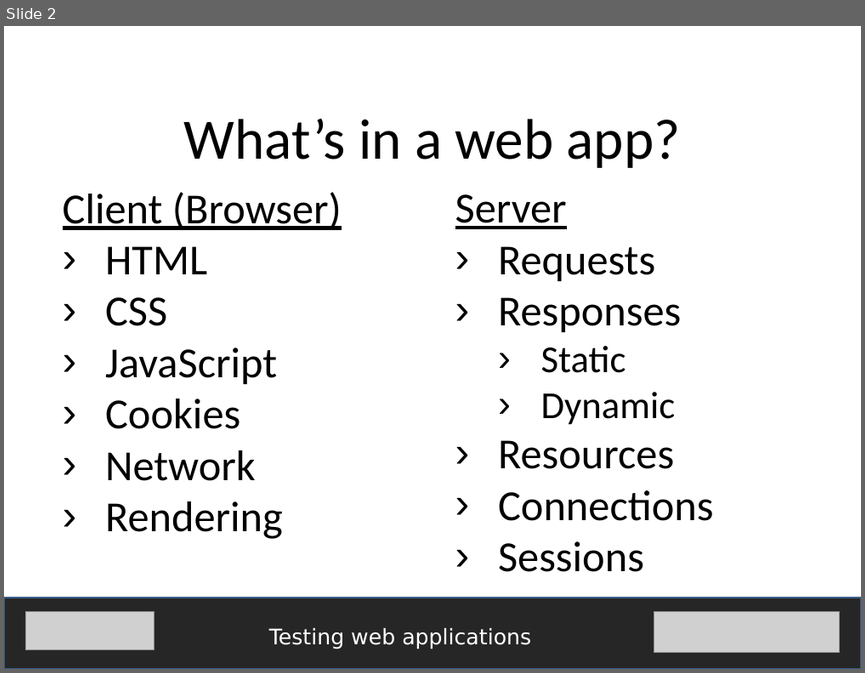
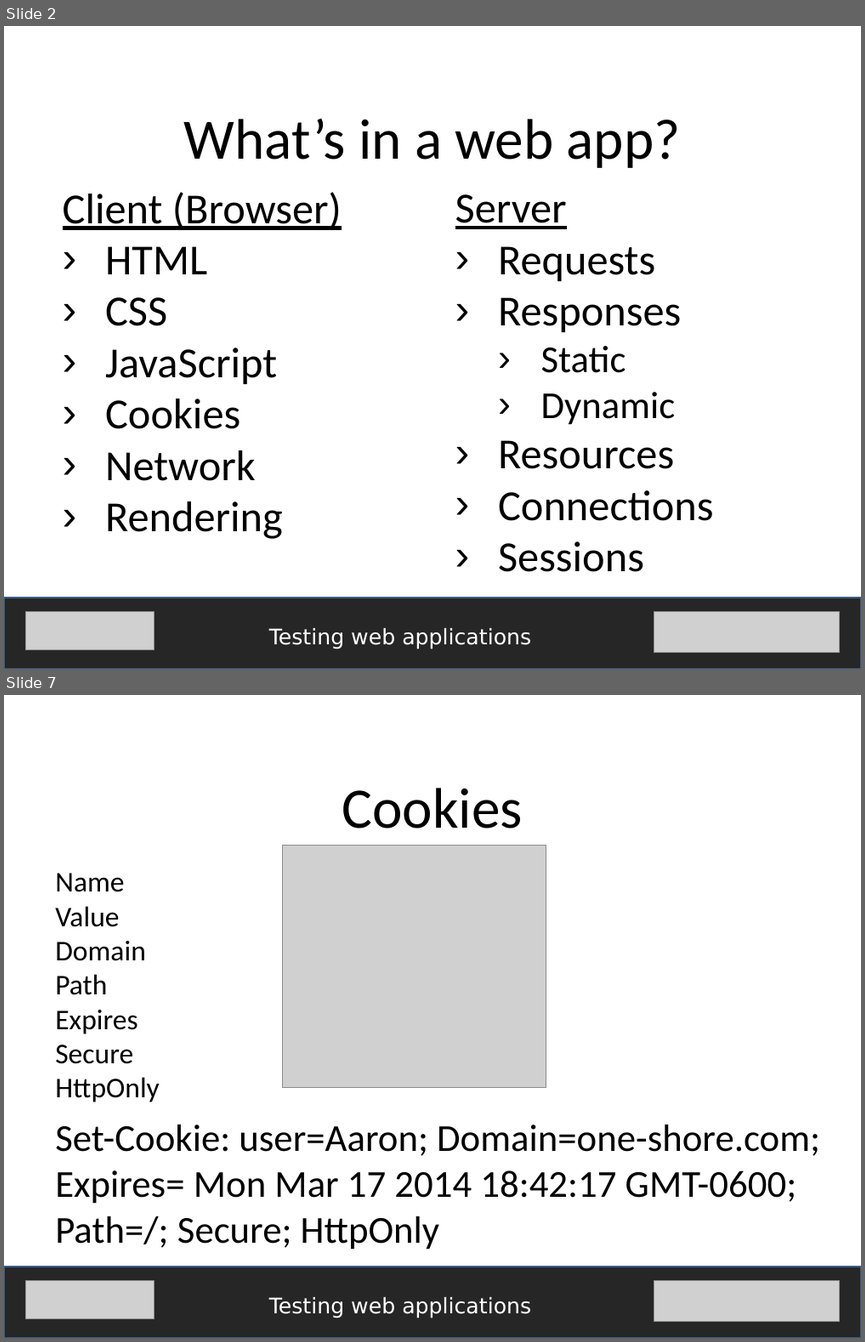
Before and after one commit to fijiaaron/testing-web-apps-and-services, a slide deck: presentations/Testing web apps.pptx. Shown one above the other, each under a label of ours: slide 2 before the commit, slides 2 and 7 after it; the slides between them are not shown. The pictures are 865x673 and 865x1342 pixels, drawn with LibreOffice and Linux fonts; fonts in the diff are those of the drawing; grey boxes stand for pictures. Boxes give left, top, right and bottom in pixels: in the first picture for what was removed or moved away, otherwise in the second. Text is boxed around its words. In the diff, an @@ line names an element or a change of style, - is before the commit and + after.

Commit message:
working on testing web apps

```diff
--- a/presentations/Testing web apps.pptx
+++ b/presentations/Testing web apps.pptx
@@ slide 7 added at box(4, 695, 861, 1338), background #FFFFFF @@
@@ text added at box(342, 788, 522, 828), 48 pt, text #000000 @@
+Cookies
@@ picture added at box(283, 845, 546, 1088) @@
@@ text added at box(55, 873, 160, 1102), 24 pt, text #000000 @@
+Name
+Value
+Domain
+Path
+Expires
+Secure
+HttpOnly
@@ text added at box(55, 1124, 820, 1249), 32 pt, text #000000 @@
+Set-Cookie: user=Aaron; Domain=one-shore.com; Expires= Mon Mar 17 2014 18:42:17 GMT-0600; Path=/; Secure; HttpOnly
@@ rectangle added at box(4, 1266, 861, 1338), fill #262626, outline #3A5F8C 2 pt @@
@@ picture added at box(25, 1280, 154, 1319) @@
@@ picture added at box(653, 1280, 840, 1321) @@
@@ text added at box(269, 1297, 531, 1318), 18 pt, text #FFFFFF @@
+Testing web applications
```
Also in this commit, not shown: 4 slides changed, 3 other slides added, 2 other files.
